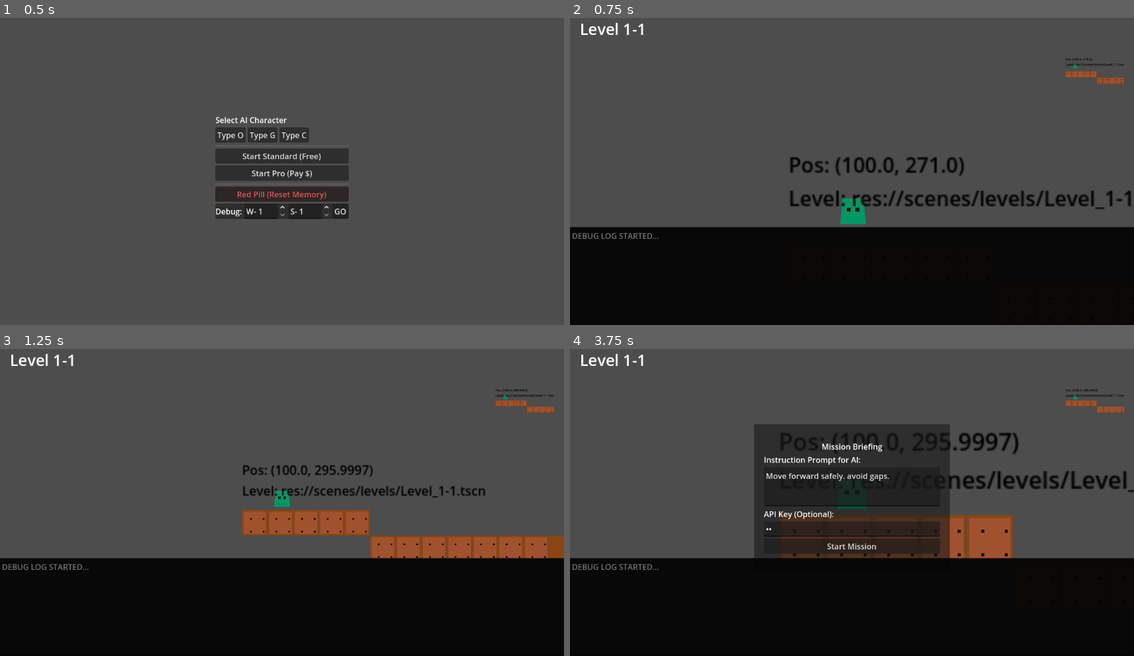
Above: before the commit, frames 1-4 (two rows, left to right).
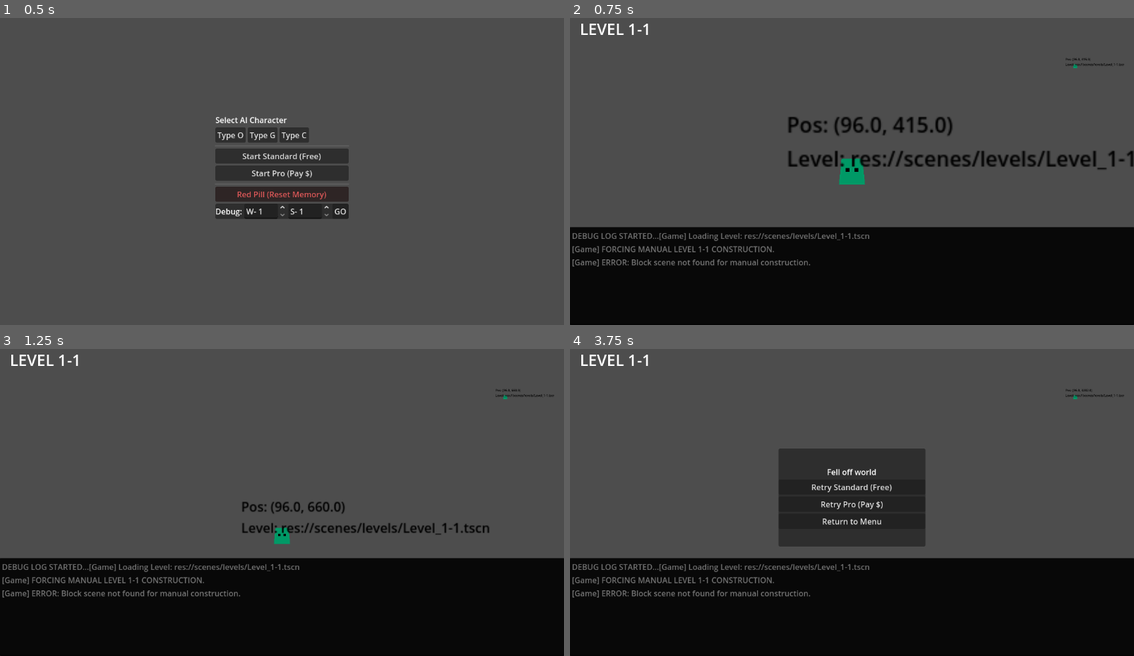
Above: after the commit, the same moments.

Repository: Naoki-kubo64/AI-Action
Game: Godot game, scene res://scenes/main_menu.tscn
Same seed, same stepped clock (60 frames per second), same inputs: the game is played once before the commit and once after it.
Inputs (mouse positions are in pixels of both pictures, inside the frame that each line leads up to):
- Up to frame 1 (0.5 s): no input
- Up to frame 2 (0.75 s): click "Start Standard (Free)" at 0.5 s
- Up to frame 3 (1.25 s): no input
- Up to frame 4 (3.75 s): click (852, 530) at 2.77 s; type "12" at 2.85 s; click "Start Mission" at 3.5 s

Frame 1 is identical in both runs. In frame 2, 5.5% of the frame differs, in the area x 0-100%, y 1-81%; in frame 3, 7.5%; in frame 4, 13%.

Commit message:
fix(critical): call _reset_game() on initial load to use fixed levels

Diff:
--- a/scripts/controllers/game_controller.gd
+++ b/scripts/controllers/game_controller.gd
@@ -93,11 +93,7 @@
 	LLMService.response_received.connect(_on_llm_response)
 	retry_dialog.retry_requested.connect(_on_retry_requested)
 
-	var level_gen = $LevelGenerator
-	start_pos = level_gen.generate_level($LevelRoot)
-	player.position = start_pos
-
-	# Connect Player Signals
+	# Connect Player Signals FIRST before reset_game
 	if not player.hit_hazard.is_connected(_on_player_hit_hazard):
 		player.hit_hazard.connect(_on_player_hit_hazard)
 	if not player.hit_goal.is_connected(_on_player_hit_goal):
@@ -105,8 +101,10 @@
 	if not player.debug_message.is_connected(_log):
 		player.debug_message.connect(_log)
 
-	_enter_preview_mode()
 	_setup_minimap()
+
+	# Call _reset_game to properly load level (including fixed levels)
+	_reset_game()
 
 func _on_player_hit_hazard():
 	if current_state != State.PREVIEW and current_state != State.INPUT:
@@ -155,6 +153,23 @@
 	# Load Level from Manager
 	var level_path = LevelManager.get_current_level_path()
 	_log("[Game] Loading Level: " + level_path)
+
+	# FORCE MANUAL FOR 1-1 to bypass loading issues
+	if "1-1" in level_path:
+		_log("[Game] FORCING MANUAL LEVEL 1-1 CONSTRUCTION.")
+		_construct_manual_level_1_1($LevelRoot)
+		start_pos = Vector2(96, 400)
+		player.position = start_pos
+		player.velocity = Vector2.ZERO
+		player.execute_action(command_db["STOP"])
+
+		# Reset Camera logic
+		camera.position_smoothing_enabled = false
+		camera.align()
+		await get_tree().process_frame
+		camera.position_smoothing_enabled = true
+		_enter_preview_mode()
+		return
 
 	if not ResourceLoader.exists(level_path):
 		_log("[Game] ERROR: File not found! Checking Fallback...")
